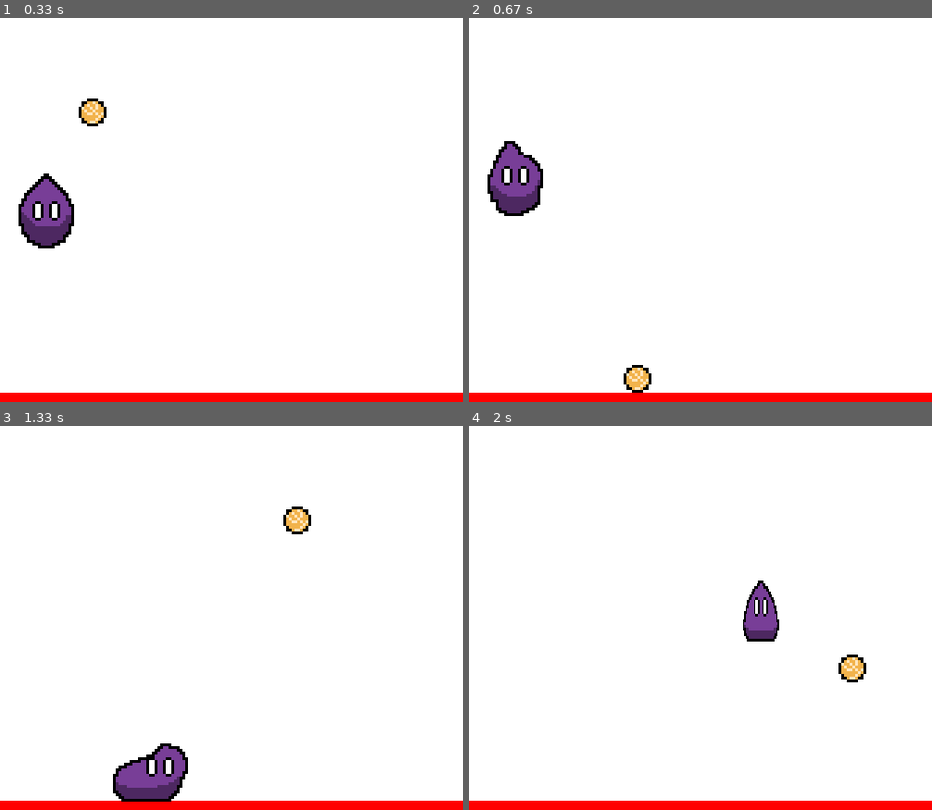
Above: before the commit, frames 1-4 (two rows, left to right).
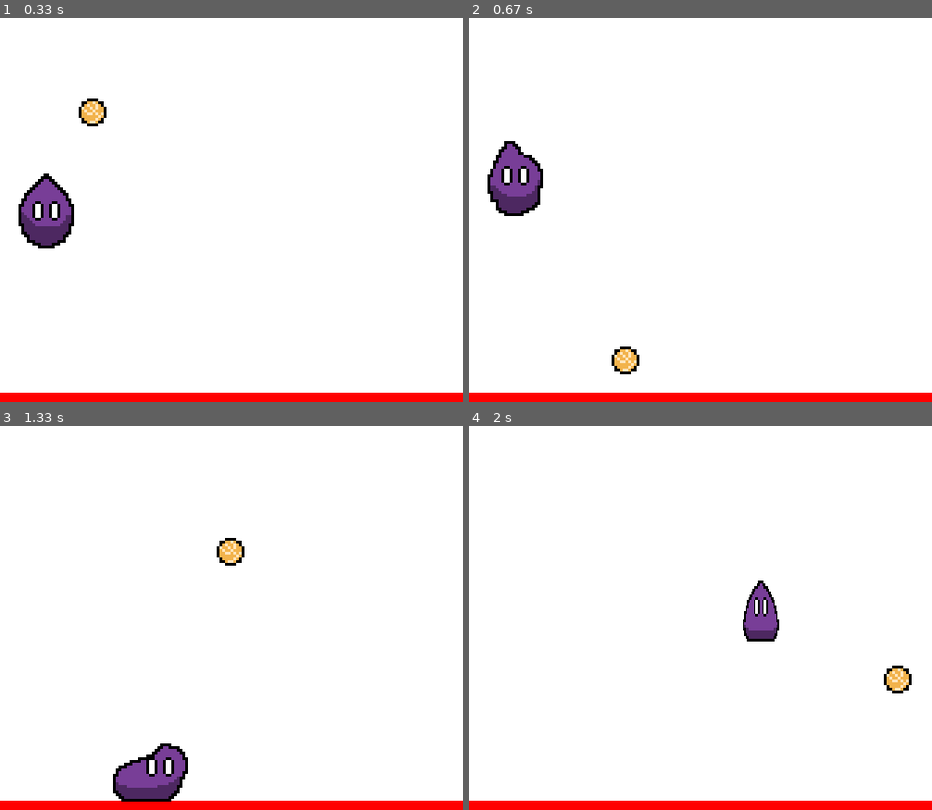
Above: after the commit, the same moments.

Repository: binnev/pygame_sandbox
Game: pygame game, started from platformer/__main__.py
Two runs of this game, one before a commit and one after it. Both use one fixed random seed, a clock stepped at 60 frames per second and the inputs below.
Inputs:
- Up to frame 1 (0.33 s): no input
- Up to frame 2 (0.67 s): tap Esc at 0.33 s
- Up to frame 3 (1.33 s): tap Space at 0.67, 1.07 s; hold Right from 1 s (still down)
- Up to frame 4 (2 s): tap Space at 1.37, 1.57, 1.9 s; release Right at 1.47 s; hold Up 1.5-1.8 s; hold Right from 1.83 s (still down)

Frame 1 is identical in both runs. In frame 2, 0.6% of the frame differs, in the area x 30-40%, y 85-98%; in frame 3, 0.7%, in the area x 46-68%, y 20-37%; in frame 4, 0.7%.

Commit message:
Implemented CollisionMixin -- this will handle the various collision functions.

Diff:
--- a/platformer/objects.py
+++ b/platformer/objects.py
@@ -231,6 +231,34 @@
         self.v = 0 if abs(self.v) < .5 else self.v
 
 
+class CollisionMixin:
+
+    def collide_solid_platform(self, platform):
+        """Move self outside boundaries of solid platform."""
+        x_overlap = (min(self.rect.right, platform.rect.right) -
+                     max(self.rect.left, platform.rect.left))
+        y_overlap = (min(self.rect.bottom, platform.rect.bottom) -
+                     max(self.rect.top, platform.rect.top))
+        if x_overlap >= y_overlap:
+            # move vertically
+            # allow a small overlap to stand on a platform and maintain contact
+            if y_overlap <= 1 and self.centroid.y < platform.centroid.y:
+                return
+            # if self is below platform
+            if self.centroid.y >= platform.centroid.y:
+                # bump head
+                self.rect.top = platform.rect.bottom
+                self.v = 0
+            else:
+                self.rect.bottom = platform.rect.top + 1  # keep contact w. platform
+        else:
+            # move horizontally
+            if self.centroid.x >= platform.centroid.x:
+                self.rect.left = platform.rect.right
+            else:
+                self.rect.right = platform.rect.left
+
+
 class MovingEntity(Entity, AnimationMixin, PhysicsMixin):
     SPEED = 2
 
@@ -287,7 +315,7 @@
         self.update_animation()
 
 
-class Character(Entity, AnimationMixin):
+class Character(Entity, AnimationMixin, CollisionMixin):
 
     # class properties
     width: int
@@ -395,7 +423,10 @@
         for platform in platforms:
             # this function handles the physics -- not allowing self to clip through
             # platforms etc.
-            self.collide_platform(platform)
+            if platform.can_fall_through:
+                pass
+            else:
+                self.collide_solid_platform(platform)
             # if the platform is below self, set airborne to False
             if platform.centroid.y > self.centroid.y:
                 self.aerial_jumps_used = 0  # reset double jump counter
@@ -476,33 +507,6 @@
             f"aerial_jumps_used = {self.aerial_jumps_used}",
             f"frames_elapsed = {self.frames_elapsed}",
         )
-
-    def collide_platform(self, platform):
-        if platform.can_fall_through:
-            pass
-        else:
-            x_overlap = (min(self.rect.right, platform.rect.right) -
-                         max(self.rect.left, platform.rect.left))
-            y_overlap = (min(self.rect.bottom, platform.rect.bottom) -
-                         max(self.rect.top, platform.rect.top))
-            if x_overlap >= y_overlap:
-                # move vertically
-                # allow a small overlap to stand on a platform and maintain contact
-                if y_overlap <= 1 and self.centroid.y < platform.centroid.y:
-                    return
-                # if self is below platform
-                if self.centroid.y >= platform.centroid.y:
-                    # bump head
-                    self.rect.top = platform.rect.bottom
-                    self.v = 0
-                else:
-                    self.rect.bottom = platform.rect.top + 1  # keep contact w. platform
-            else:
-                # move horizontally
-                if self.centroid.x >= platform.centroid.x:
-                    self.rect.left = platform.rect.right
-                else:
-                    self.rect.right = platform.rect.left
 
     def enforce_max_fall_speed(self):
         if self.v > 0 and abs(self.v) > self.fall_speed:
@@ -692,12 +696,13 @@
         self.projectile_cooldown = self.projectile_cooldown_frames
 
 
-class Ball(Entity, AnimationMixin, PhysicsMixin):
+class Ball(Entity, AnimationMixin, PhysicsMixin, CollisionMixin):
     width = 50
     height = 50
     sprites = BALL_SPRITES
     image = sprites["default"].get_frame(0)
 
+    BOUNCINESS = 3
     GRAVITY = .5
     AIR_RESISTANCE = 0.01
 
@@ -713,21 +718,22 @@
     def handle_collisions(self):
         collision_object_lists = (
             # self.level.platforms,
-            self.level.characters,
-        )
+            self.level.characters,)
         for collision_object_list in collision_object_lists:
             collided_objects = pygame.sprite.spritecollide(
                 self, collision_object_list, dokill=False)
             for collided_object in collided_objects:
-                # handle collision here
+                # bounce self away from collided object
                 print(f"collided with {collided_object}")
                 delta_x = self.centroid.x - collided_object.centroid.x
                 delta_y = self.centroid.y - collided_object.centroid.y
                 vector = np.array([delta_x, delta_y])
                 magnitude = np.sqrt(delta_x**2 + delta_y**2)
                 unit_vector = vector / magnitude
-                self.u += unit_vector[0]
-                self.v += unit_vector[1]
+                self.u += unit_vector[0] * self.BOUNCINESS
+                self.v += unit_vector[1] * self.BOUNCINESS
+                # prevent overlapping
+                self.collide_solid_platform(collided_object)
 
     def enforce_screen_limits(self):
         if self.rect.left < 0:
